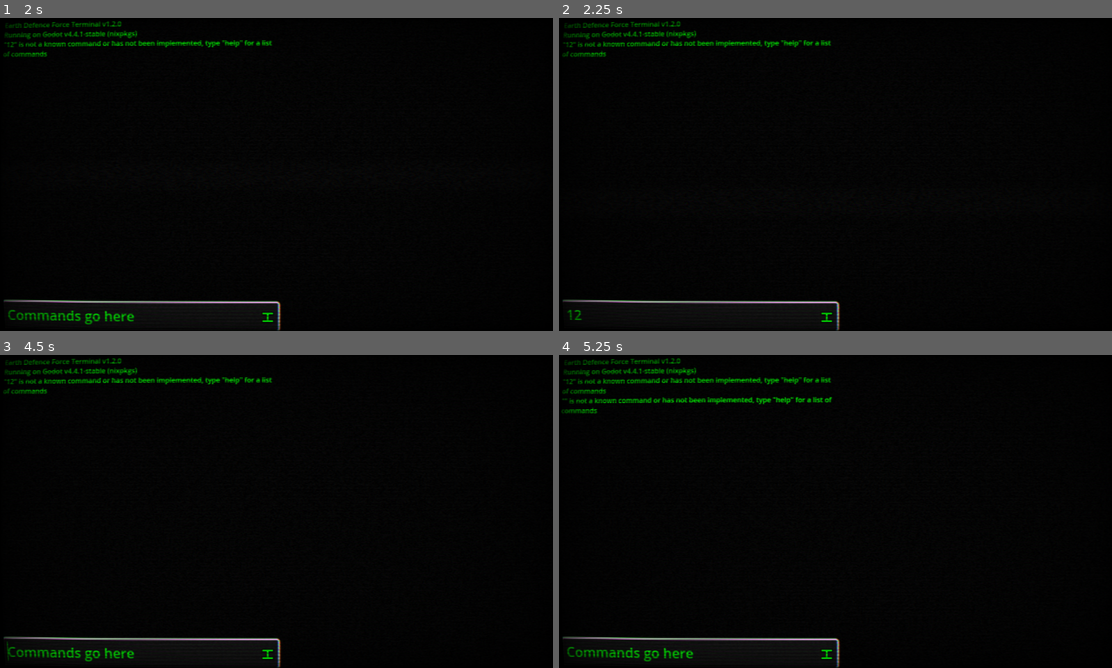
Above: before the commit, frames 1-4 (two rows, left to right).
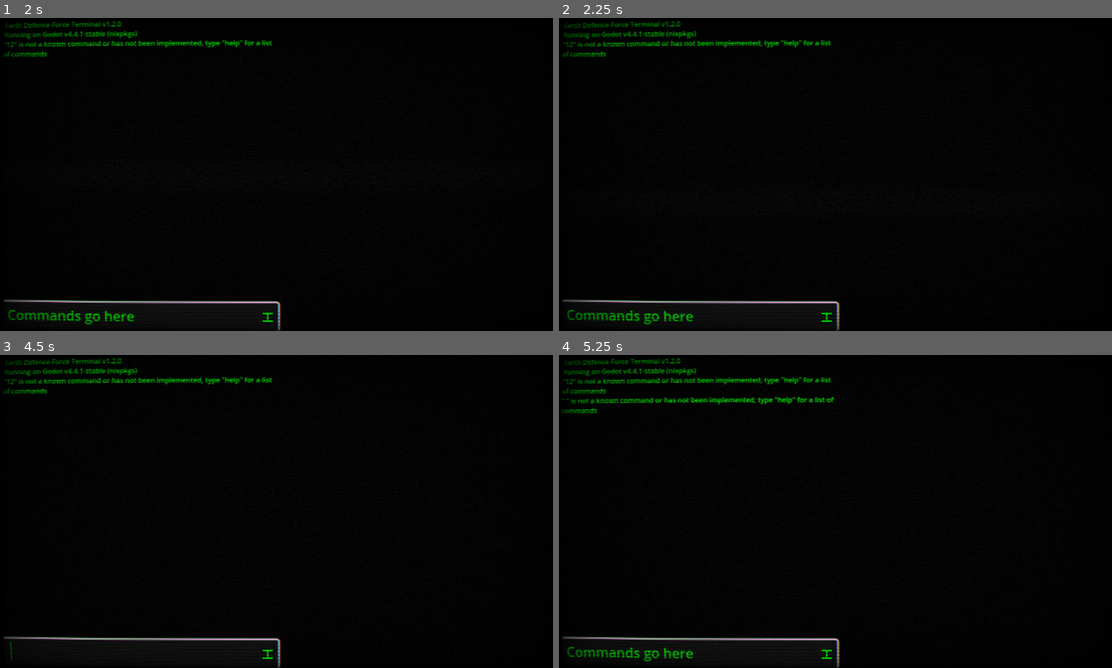
Above: after the commit, the same moments.

Repository: sphis-Sinco/EDFT
Game: Godot game, scene res://EDFT.tscn
The game is run twice, just before and just after one commit, with the same random seed, the same clock (stepped at 60 frames per second) and the same inputs.
Inputs (mouse positions are in pixels of both pictures, inside the frame that each line leads up to):
- Up to frame 1 (2 s): click (138, 318) at 0.52 s; type "12" at 0.6 s; tap Enter at 1.25 s; hold Up (ui_up) from 1.28 s (still down)
- Up to frame 2 (2.25 s): tap Space at 2 s; release Up (ui_up) at 2.03 s; hold Down (ui_down) from 2.03 s (still down)
- Up to frame 3 (4.5 s): tap Enter at 2.75 s; release Down (ui_down) at 2.78 s; hold Up (ui_up) 2.78-4.28 s; tap Space at 4.25 s; hold Down (ui_down) from 4.28 s (still down)
- Up to frame 4 (5.25 s): keep holding Down (ui_down); tap Enter at 5 s

Frame 1 is identical in both runs. In frame 2, 0.4% of the frame differs, in the area x 1-25%, y 93-98%; in frame 3, 0.4%; in frame 4, 0.5%, in the area x 1-50%, y 13-16%.

Commit message:
some code organization

Diff:
--- a/EDFT.tscn
+++ b/EDFT.tscn
@@ -81,7 +81,6 @@
 right_icon = ExtResource("4_hxddd")
 caret_blink = true
 script = ExtResource("4_js2is")
-login_disabled = null
 
 [node name="RightTypin" type="AudioStreamPlayer2D" parent="."]
 stream = ExtResource("6_ms0es")
--- a/assets/scripts/leftTextEdit.gd
+++ b/assets/scripts/leftTextEdit.gd
@@ -1,234 +1,231 @@
 extends LineEdit
 
-var cheats = false
-
+#region brainrot.
+const BRAINROT_COMMANDS = [
+	"deez", "deez nuts", "gyatt", "rizz", "sigma", "based", "slay", "cap", "no cap",
+	"mid", "sus", "bet", "drip", "goofy", "npc", "delulu", "fanum tax", "ate",
+	"he/she/they ate", "it's giving", "corecore", "rizzler", "skibidi", "skibidi toilet",
+	"gigachad", "slop", "brainrot", "ohio", "zesty", "bussin", "bop", "shmacked",
+	"glo-up", "sussy", "brokie", "glazing", "nahhh", "sheesh", "pushin p", "mewing",
+	"goblincore", "touch grass", "ratio", "malewife", "babygirl", "pookie", "yassified",
+	"stan", "doomscroll", "trauma dump", "shidpost", "cope", "cringe", "hyperfixated",
+	"villain arc", "main character energy", "quiet quitting", "feral", "oof", "yeet",
+	"vibe check", "smol", "chonky", "slaps", "fyp", "npc behavior", "nah fam", "i fear",
+	"i’m him", "they fell off", "screaming crying throwing up"
+]
+#endregion
+
+#region PANELS
 @onready var leftText = $"../Left"
 @onready var rightText = $"../Right"
-
+#endregion
+
+#region SFX VARIABLES
 @onready var left_type = $"../LeftType"
 @onready var unknown_cmd = $"../UnknownCmd"
 @onready var known_cmd = $"../KnownCmd"
-
-@onready var crt = $"../Camera2D/CanvasLayer/CRT"
-
+@onready var typing_sound = $"../RightTypin"
+#endregion
+
+@onready var this = $"."
+
+var cheats = false
+
+#region HISTORY VARIABLES
 var history = []
 var history_entry = -1
+#endregion
+
+var tween
 
 func _input(event):
 	if event is InputEventKey and event.pressed and !event.echo:
-		if left_type and left_type.stream:
-			if left_type.playing:
-				left_type.stop()
-			left_type.play()
-
-	var up = event.is_action_released("ui_up")
-	var down = event.is_action_released("ui_down")
-
-	if up or down:
-		if up:
-			history_entry -= 1
-		if down:
-			history_entry += 1
-
-		var hs = history.size()
-		var hsp = hs + 1
-		var valid = true
-
-		match history_entry:
-			-1:
-				valid = false
-				history_entry = 0
-			hs, hsp:
-				valid = false
-				history_entry = hs - 1
-
-		if valid:
-				text = history[history_entry]
-		else:
-			text = ""
-
+		_play_sound(left_type)
+
+		if event.is_action_released("ui_up"):
+			_update_history(-1)
+		elif event.is_action_released("ui_down"):
+			_update_history(1)
+
+#region UPDATE HISTORY
+func _update_history(direction: int):
+	history_entry += direction
+	history_entry = clamp(history_entry, 0, history.size() - 1)
+
+	if history_entry < history.size():
+		text = history[history_entry]
+	else:
+		text = ""
+#endregion
+
+#region ENTER COMMAND
 func _on_text_submitted(new_text):
 	history.append(new_text)
 	history_entry = history.size()
-
-	print_rich('> '+new_text)
+	print_rich("> " + new_text)
 	clear()
 
+	var args = new_text.split(" ")
+	var cmd = args[0].to_lower()
 	var response = Global.COMMAND_UNKNOWN.replace('$cmd', new_text)
-	var args = new_text.split(' ')
-	var input = args[0].to_lower()
-
-	match input:
+
+#region COMMAND CHECK
+	match cmd:
 		"help":
-			response = Global.SIDE_SPACING_10+' HELP '+Global.SIDE_SPACING_10+'\n'+Global.load_from_file('assets/commands/help.txt')
+			response = Global.SIDE_SPACING_10 + " HELP " + Global.SIDE_SPACING_10 + "\n" + Global.load_from_file("assets/commands/help.txt")
 		"list":
-			response = Global.SIDE_SPACING_10+' DIRECTORY '+Global.SIDE_SPACING_10
+			response = Global.SIDE_SPACING_10 + " DIRECTORY " + Global.SIDE_SPACING_10
 			for item in Global.DIRECTORY:
-				response += '\n'+Global.parse_directory_entry(item)
+				response += "\n" + Global.parse_directory_entry(item)
 		"open":
-			if args.size() > 1:
-				response = '"'+args[1]+'"'
-				# print_rich(Global.DIRECTORY)
-				var cantfind = true
-
-				for item in Global.DIRECTORY:
-					var parseditem = Global.parse_directory_entry(item, false)
-
-					if parseditem[0] == args[1]:
-						cantfind = false
-						response += ' has been opened on the right panel'
-						rightText.text = parseditem[2]
-
-						if parseditem[0] == 'private' and Global.ADMIN and Global.DIRECTORY == Global.DIRECTORY_HOME_ALT:
-								Global.DIRECTORY = Global.DIRECTORY_PRIVATE
-
-						tween_visible_ratio()
-
-				if cantfind:
-					response += ' doesn\'t exist'
-			else:
-				response = Global.MISSING_X_ARGS
+			response = _handle_open(args)
 		"close":
+			rightText.text = ""
 			response = Global.COMMAND_CLOSE
-			rightText.text = ""
 		"back":
-			response = "Returned to Home directory"
-			match Global.DIRECTORY:
-				Global.DIRECTORY_PRIVATE:
-					print('alt home dir')
-					Global.ALT_HOME_DIR = true
-					Global.DIRECTORY = Global.DIRECTORY_HOME_ALT
-		"deez", "deez nuts", "gyatt", "rizz", "sigma", "based", "slay", "cap", "no cap", "mid", "sus", "bet", "drip", "goofy", "npc", "delulu", "fanum tax", "ate", "he/she/they ate", "it's giving", "corecore", "rizzler", "skibidi", "skibidi toilet", "gigachad", "slop", "brainrot", "ohio", "zesty", "bussin", "bop", "shmacked", "glo-up", "sussy", "brokie", "glazing", "nahhh", "sheesh", "pushin p", "mewing", "goblincore", "touch grass", "ratio", "malewife", "babygirl", "pookie", "yassified", "stan", "doomscroll", "trauma dump", "shidpost", "cope", "cringe", "hyperfixated", "villain arc", "main character energy", "quiet quitting", "feral", "oof", "yeet", "vibe check", "smol", "chonky", "slaps", "fyp", "npc behavior", "nah fam", "i fear", "i’m him", "they fell off", "screaming crying throwing up":
-			response = 'This is an official government-funded terminal, this brain rotten response has been recorded and sent to the nearest supervisor, this is most likely a warning, but beware. You could get fired for this childish act.'
+			if Global.DIRECTORY == Global.DIRECTORY_PRIVATE:
+				Global.ALT_HOME_DIR = true
+				Global.DIRECTORY = Global.DIRECTORY_HOME_ALT
+				response = "Returned to Home directory"
 		"permissions", "perms":
-			if Global.ADMIN:
-				response = "You are an ADMIN"
-			else:
-				response = "You are not an ADMIN"
+			response = "You are an ADMIN" if Global.ADMIN else "You are not an ADMIN"
 		"tjaf":
 			response = "Go read TJ and friends on Webtoons"
 		"terminal.sys.permissions.can_change_clearance=true":
+			Global.CAN_CHANGE_CLEARANCE = true
 			response = "can_change_clearance is now true"
-			Global.CAN_CHANGE_CLEARANCE = true
 		"terminal.clearance_level=terminal.clearance_levels.admin":
 			if Global.CAN_CHANGE_CLEARANCE:
 				Global.ADMIN = true
 				Global.DIRECTORY = Global.DIRECTORY_HOME_ALT
-				print('alt home dir')
 				response = "Clearance level changed"
 			else:
 				response = "You cannot change your clearance level. This action has been logged."
 		"5secretcheat":
 			if cheats:
+				Global.ADMIN = true
 				Global.CAN_CHANGE_CLEARANCE = true
-				Global.ADMIN = true
 				Global.DIRECTORY = Global.DIRECTORY_PRIVATE
 				response = "Sinco cheat"
 		"specter.trace":
 			if Global.CAN_DO_ENDING:
-				response = "Secret command unlocked"
-				rightText.text = Global.load_from_file('assets/files/specter_trace.txt')
+				rightText.text = Global.load_from_file("assets/files/specter_trace.txt")
 				Global.DIRECTORY = Global.DIRECTOR_SPECTOR
 				tween_visible_ratio()
+				response = "Secret command unlocked"
 		"run":
-			if args.size() > 1:
-				var errortxt = '[ERROR] '+args[1]+': File not found or inaccessible — reference checksum mismatch (code: 0xRBK404)'
-				response = errortxt
-				match args[1]:
-					'RUNME.sys':
-						if Global.DIRECTORY == Global.DIRECTORY_PRIVATE:
-							response = 'specter.trace enabled'
-							Global.CAN_DO_ENDING = true
-					'rollback.sys':
-						pass
-					'command_test.dump':
-						if Global.DIRECTORY == Global.DIRECTORY_PRIVATE:
-							response = 'command_test.dump loaded into memory'
-							rightText.text = '[INFO] Executing test command list...\n> home/private/\n> test.commandlist/run_protocol.sh\n> ...\n> specter.trace\n[WARNING] \'specter.trace\' is a flagged operation.\n[STATUS] SYSTEM OVERWRITE DETECTED\n[HALT] Execution paused — Administrative input required. Proceed? (Y/N)'
-							tween_visible_ratio()
-					'clearance_overrides.sys':
-						if Global.DIRECTORY == Global.DIRECTORY_PRIVATE:
-							response = '[LOCKOUT TRIP] clearance_overrides.sys flagged as immutable. Override attempts will be logged and traced.'
-					_:
-						response = '[ERROR] '+args[1]+': File not a system filetype'
-						if args[1].split('.').size() > 1:
-							match args[1].split('.')[1]:
-								'sys', 'dump':
-									response = errortxt
+			response = _handle_run(args)
+		"clear":
+			leftText.text = ""
+			response = "Screen cleared"
+		_:
+			if cmd in BRAINROT_COMMANDS:
+				response = "This is an official government-funded terminal, this brain rotten response has been recorded and sent to the nearest supervisor. You could get fired for this childish act."
 			else:
-				response = Global.MISSING_X_ARGS
-		"clear":
-			response = 'Screen cleared'
-			leftText.text = ''
-		_:
-			play_unknown_cmd()
+				play_unknown_cmd()
+#endregion
 
 	if not unknown_cmd.playing:
 		play_known_cmd()
 
-	leftText.add_text('\n'+response)
-
-func play_unknown_cmd():
-	if unknown_cmd and unknown_cmd.stream:
-				if unknown_cmd.playing:
-					unknown_cmd.stop()
-				unknown_cmd.play()
-func play_known_cmd():
-	if known_cmd and known_cmd.stream:
-				if known_cmd.playing:
-					known_cmd.stop()
-				known_cmd.play()
-
-var user_authenticated = false
-
-@onready var typing_sound = $"../RightTypin"
-
-func tween_visible_ratio(text = rightText, duration = 3.0, delay = 1.0) -> void:
-	text.visible_ratio = 0.0
-	if tween:
-		if tween.is_running():
-			tween.stop()
+	leftText.add_text("\n" + response)
+#endregion
+
+#region OPEN COMMAND
+func _handle_open(args):
+	if args.size() <= 1:
+		return Global.MISSING_X_ARGS
+
+	var target = args[1]
+	var found = false
+	for item in Global.DIRECTORY:
+		var parsed = Global.parse_directory_entry(item, false)
+		if parsed[0] == target:
+			rightText.text = parsed[2]
+			tween_visible_ratio()
+			found = true
+
+			if parsed[0] == "private" and Global.ADMIN and Global.DIRECTORY == Global.DIRECTORY_HOME_ALT:
+				Global.DIRECTORY = Global.DIRECTORY_PRIVATE
+
+			return '"' + target + '" has been opened on the right panel'
+
+	return '"' + target + '" doesn\'t exist'
+#endregion
+
+#region RUN COMMAND
+func _handle_run(args):
+	if args.size() <= 1:
+		return Global.MISSING_X_ARGS
+
+	var file = args[1]
+	if Global.DIRECTORY != Global.DIRECTORY_PRIVATE:
+		return "[ERROR] " + file + ": File not found or inaccessible"
+
+	match file:
+		"RUNME.sys":
+			Global.CAN_DO_ENDING = true
+			return "specter.trace enabled"
+		"command_test.dump":
+			rightText.text = "[INFO] Executing test command list...\n> home/private/\n> test.commandlist/run_protocol.sh\n> ...\n> specter.trace\n[WARNING] 'specter.trace' is a flagged operation.\n[STATUS] SYSTEM OVERWRITE DETECTED\n[HALT] Execution paused — Administrative input required. Proceed? (Y/N)"
+			tween_visible_ratio()
+			return "command_test.dump loaded into memory"
+		"clearance_overrides.sys":
+			return "[LOCKOUT TRIP] clearance_overrides.sys flagged as immutable. Override attempts will be logged and traced."
+		_:
+			if file.get_extension() in ["sys", "dump"]:
+				return "[ERROR] " + file + ": File not found or inaccessible"
+			return "[ERROR] " + file + ": File not a system filetype"
+#endregion
+
+#region TYPEWRITER EFFECT
+func tween_visible_ratio(text_node = rightText, duration = 3.0, delay = 1.0) -> void:
+	text_node.visible_ratio = 0.0
+
+	if tween and tween.is_running():
+		tween.stop()
+
 	if typing_sound and typing_sound.stream:
 		typing_sound.play()
 
-	if delay > 0.0:
-		var timer = Timer.new()
-		timer.wait_time = delay
-		timer.one_shot = true
-		add_child(timer)
-		timer.start()
-		timer.timeout.connect(Callable(self, "_start_tween").bind(text, duration))
+	if delay > 0:
+		call_timer(delay, "_start_tween", [text_node, duration])
 	else:
-		_start_tween(text, duration)
-
-var tween
-
-func _start_tween(text, duration) -> void:
-	var tween2 = create_tween()
-	tween2.tween_property(text, "visible_ratio", 1.0, duration).set_trans(Tween.TRANS_LINEAR).set_ease(Tween.EASE_IN_OUT)
-	tween2.connect("finished", Callable(self, "_on_tween_finished"))
-	tween = tween2
-
-func _on_tween_finished() -> void:
+		_start_tween(text_node, duration)
+
+func _start_tween(text, duration):
+	tween = create_tween()
+	tween.tween_property(text, "visible_ratio", 1.0, duration).set_trans(Tween.TRANS_LINEAR).set_ease(Tween.EASE_IN_OUT)
+	tween.connect("finished", Callable(self, "_on_tween_finished"))
+
+func _on_tween_finished():
 	if typing_sound and typing_sound.playing:
 		typing_sound.stop()
 
-	if rightText.text == Global.load_from_file('assets/files/truth.txt'):
-		var timer = Timer.new()
-		timer.wait_time = 30
-		timer.one_shot = true
-		add_child(timer)
-		timer.start()
-		timer.timeout.connect(Callable(self, "end_game"))
-
-@onready var line_edit = $"."
+	if rightText.text == Global.load_from_file("assets/files/truth.txt"):
+		call_timer(30, "end_game")
+#endregion
+
+func call_timer(time = 10, endfunc = '', args = []):
+	var timer = Timer.new()
+	timer.wait_time = time
+	timer.one_shot = true
+	add_child(timer)
+	timer.start()
+	timer.timeout.connect(Callable(self, endfunc).bind(args))
 
 func end_game():
 	print_rich("It's over")
-
-	line_edit.editable = false
-
-	Global.DIRECTORY = []
-
-	rightText.text = Global.load_from_file('assets/credits.txt')
+	this.editable = false
+	Global.DIRECTORY.clear()
+	rightText.text = Global.load_from_file("assets/credits.txt")
 	tween_visible_ratio()
+
+func _play_sound(player):
+	if player and player.stream:
+		if player.playing:
+			player.stop()
+		player.play()
+
+func play_unknown_cmd(): _play_sound(unknown_cmd)
+func play_known_cmd(): _play_sound(known_cmd)
Not shown, changed: CHANGELOG.md
